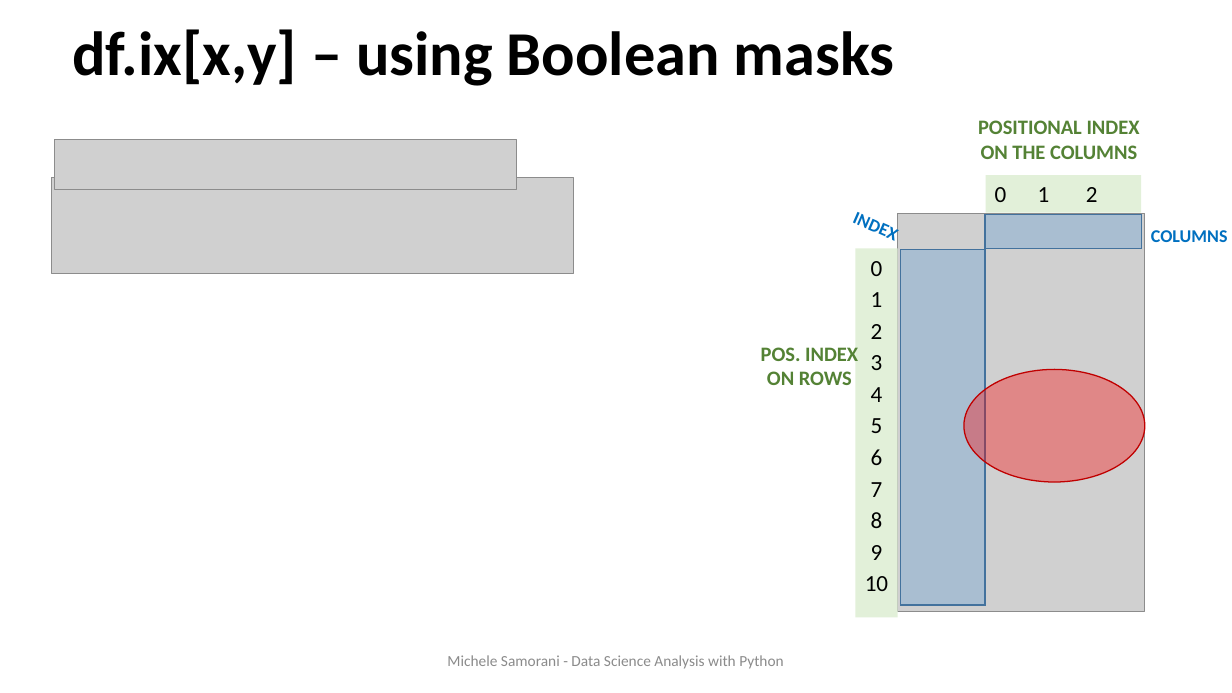
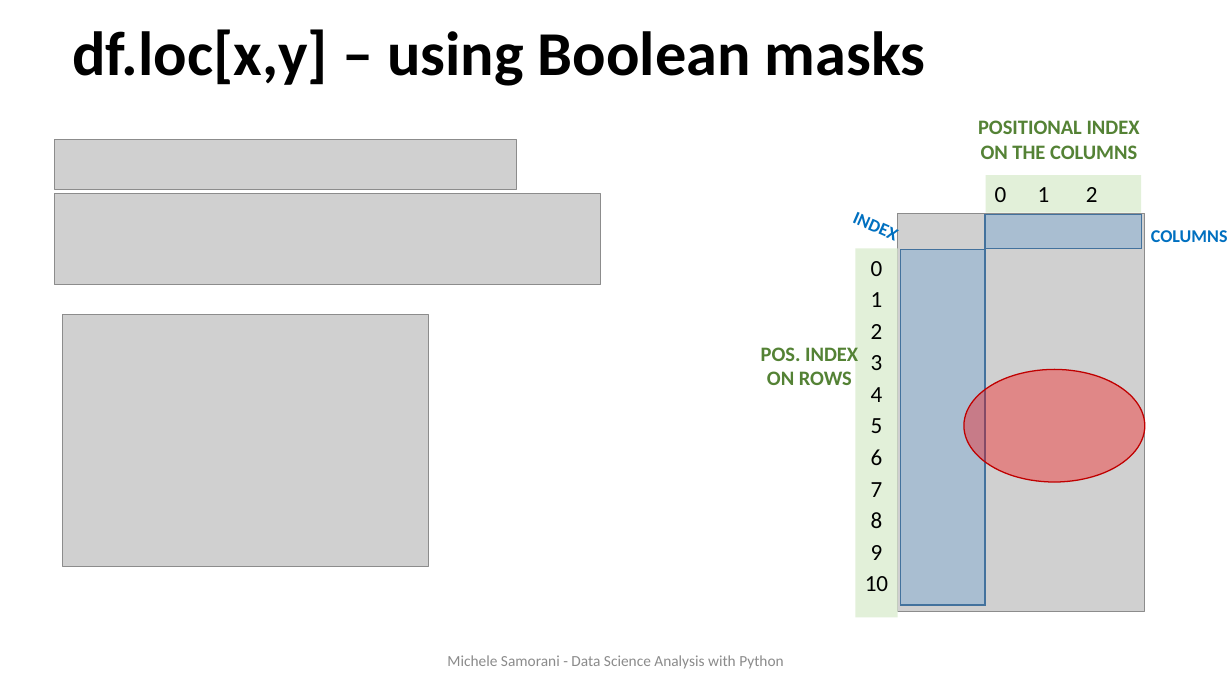
Before and after one commit to samorani/Data-Science-Analysis-with-Python, a slide deck: slide 14 of Module 4 -- pandas.DataFrame/Module 4 DataFrame.pptx (slide 10 before the commit). Drawn at 1232x693 pixels with LibreOffice and Linux fonts; fonts in the diff are those of the drawing; grey boxes stand for pictures. Boxes give left, top, right and bottom in pixels: in the first picture for what was removed or moved away, otherwise in the second. Text is boxed around its words. In the diff, an @@ line names an element or a change of style, - is before the commit and + after.

```diff
--- a/Module 4 -- pandas.DataFrame/Module 4 DataFrame.pptx
+++ b/Module 4 -- pandas.DataFrame/Module 4 DataFrame.pptx
@@ title at bbox=[72, 29, 926, 86]: text changed @@
-df.ix[x,y] – using Boolean masks
+df.loc[x,y] – using Boolean masks
@@ picture: place and size @@
-picture at bbox=[52, 177, 574, 274]
+picture at bbox=[55, 194, 601, 286]
@@ picture added at bbox=[63, 315, 428, 567] @@
```
Also in this commit, not shown: 5 other slides changed, 4 slides added.
